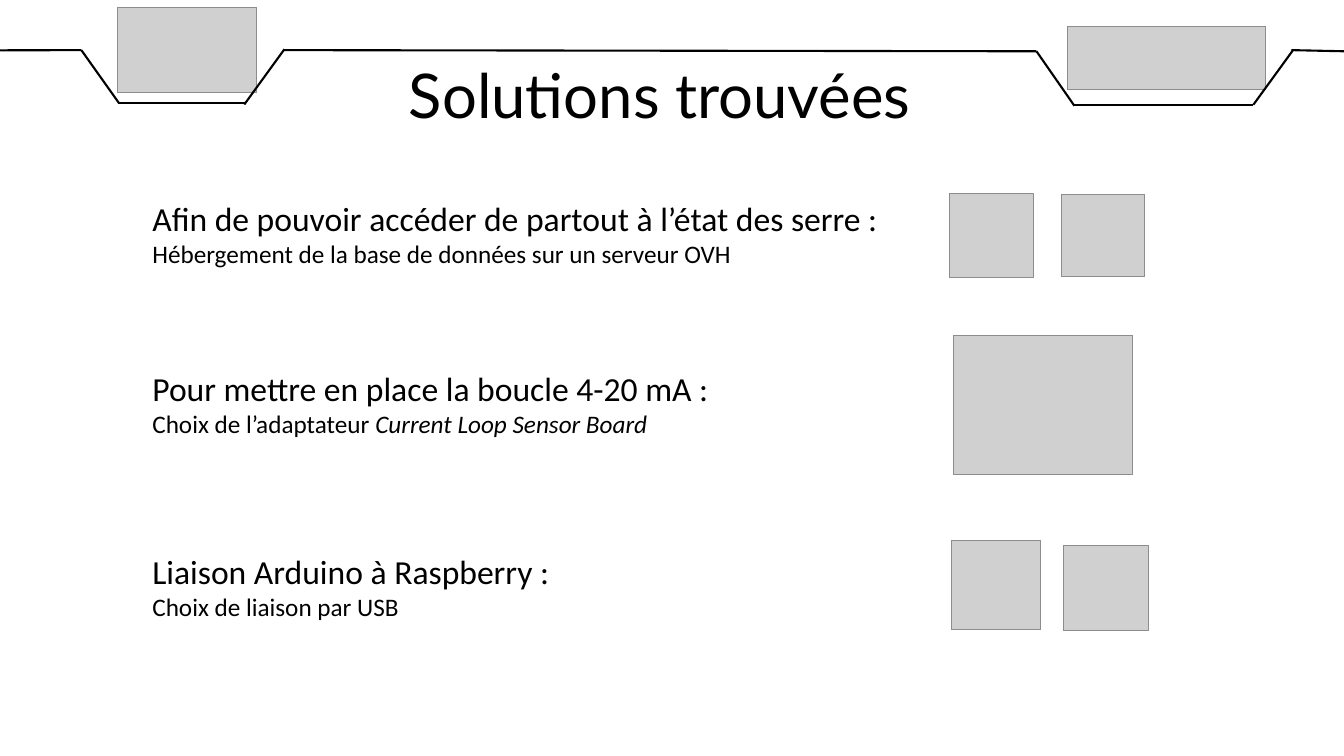
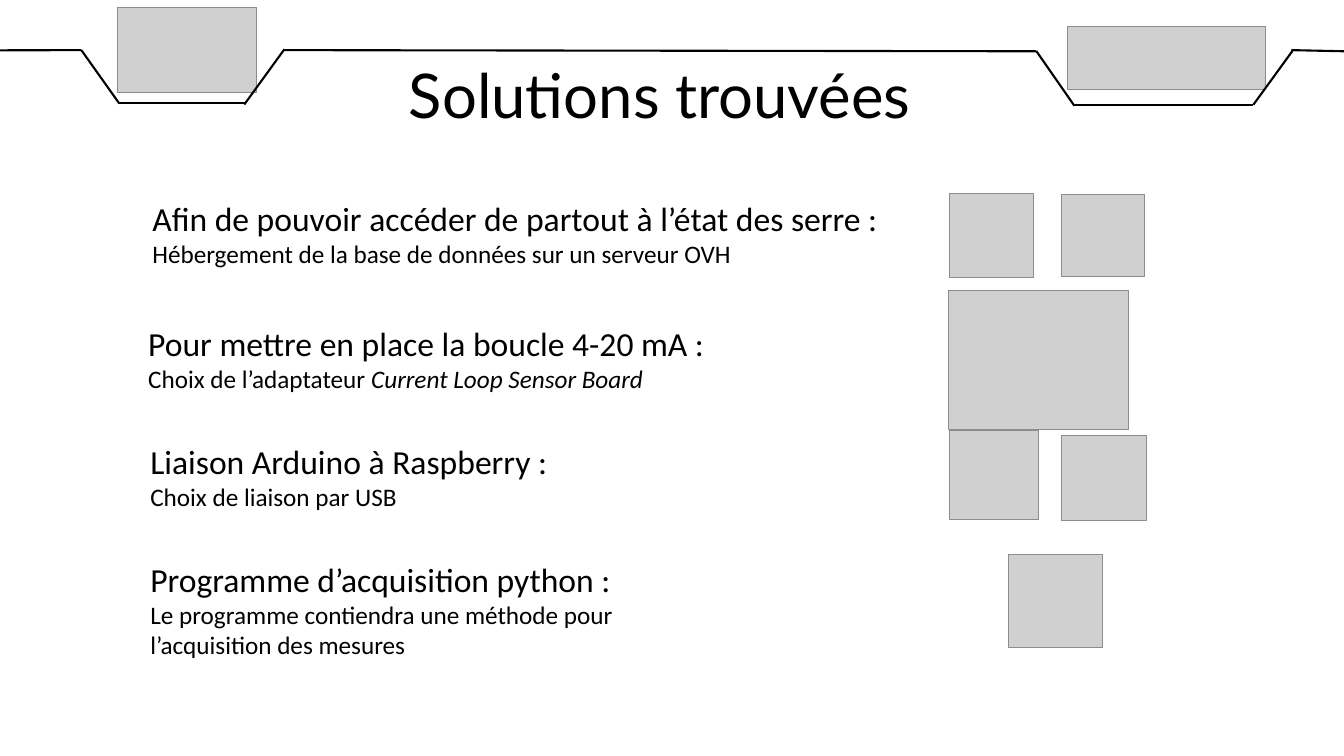
Before and after one commit to DylanChe/SupervisionSerre, a slide deck: slide 7 of oral_projet/revue_2/diaporama_revue_2_samuel.pptx (slide 9 before the commit). Drawn at 1344x756 pixels with LibreOffice and Linux fonts; fonts in the diff are those of the drawing; grey boxes stand for pictures. Boxes give left, top, right and bottom in pixels: in the first picture for what was removed or moved away, otherwise in the second. Text is boxed around its words. In the diff, an @@ line names an element or a change of style, - is before the commit and + after.

```diff
--- a/oral_projet/revue_2/diaporama_revue_2_samuel.pptx
+++ b/oral_projet/revue_2/diaporama_revue_2_samuel.pptx
@@ picture: place and size @@
-picture at bbox=[954, 335, 1133, 474]
+picture at bbox=[949, 290, 1128, 430]
@@ text "Pour mettre en place la ...": place and size @@
-text "Pour mettre en place la ..." at bbox=[152, 377, 691, 437]
+text "Pour mettre en place la ..." at bbox=[148, 332, 687, 392]
@@ 2 pictures, 1 text: place and size @@
-2 pictures, 1 text at bbox=[152, 540, 1149, 631]
+2 pictures, 1 text at bbox=[150, 431, 1147, 521]
@@ text added at bbox=[150, 568, 612, 658], 18 pt, text #000000 @@
+Programme d’acquisition python :
+Le programme contiendra une méthode pour l’acquisition des mesures
@@ picture added at bbox=[1009, 555, 1103, 648] @@
```
Also in this commit, not shown: 5 other slides changed, 3 slides added, 2 other files.
